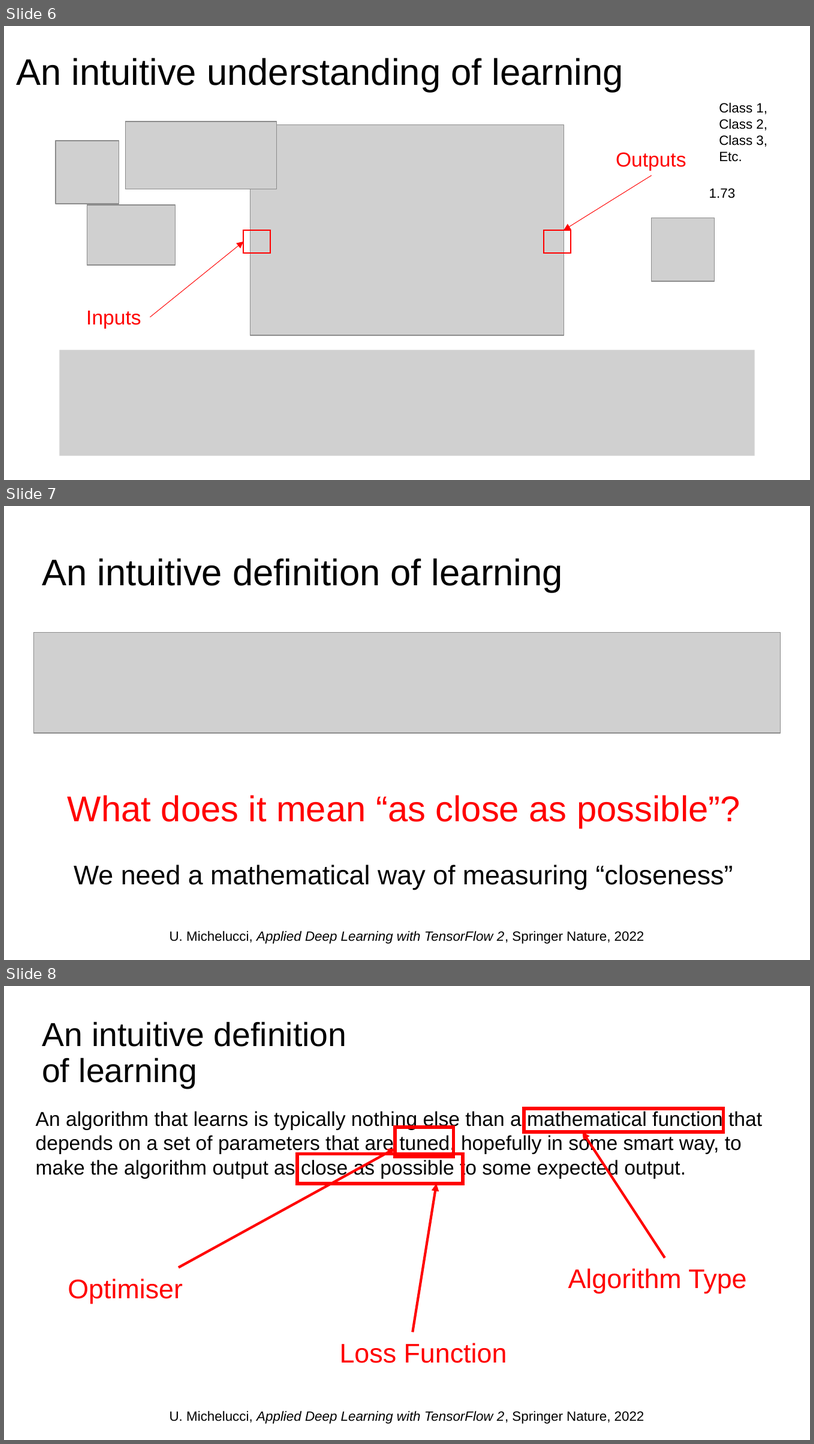
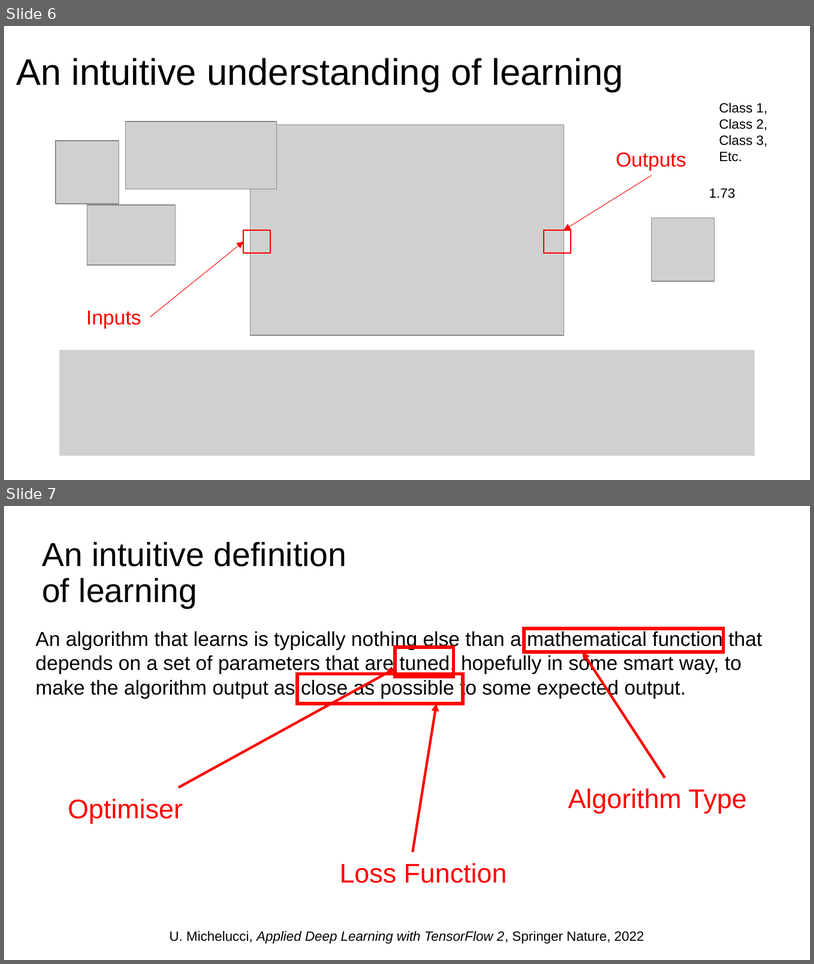
Before and after one commit to toelt-llc/MACHINE-LEARNING-SCHOOL-INAF, a slide deck: DAY1/01 - Introduction to Learning/Introduction to Learning.pptx. Shown one above the other, each under a label of ours: slides 6, 7 and 8 before the commit, slides 6 and 7 after it. The pictures are 814x1444 and 814x964 pixels, drawn with LibreOffice and Linux fonts; fonts in the diff are those of the drawing; grey boxes stand for pictures. Boxes give left, top, right and bottom in pixels: in the first picture for what was removed or moved away, otherwise in the second. Text is boxed around its words. In the diff, an @@ line names an element or a change of style, - is before the commit and + after.

```diff
--- a/DAY1/01 - Introduction to Learning/Introduction to Learning.pptx
+++ b/DAY1/01 - Introduction to Learning/Introduction to Learning.pptx
@@ slide 7 removed at <box>4,506,810,960</box>, background #FFFFFF @@
@@ title removed at <box>42,558,563,592</box> @@
-An intuitive definition of learning
@@ picture removed at <box>34,632,780,733</box> @@
@@ text removed at <box>68,795,740,828</box> @@
-What does it mean “as close as possible”?
@@ text removed at <box>74,864,734,889</box> @@
-We need a mathematical way of measuring “closeness”
@@ text removed at <box>170,930,645,943</box> @@
-U. Michelucci, Applied Deep Learning with TensorFlow 2, Springer Nature, 2022
@@ what was slide 8 is now slide 7 @@
```
Also in this commit, not shown: 6 other files.
